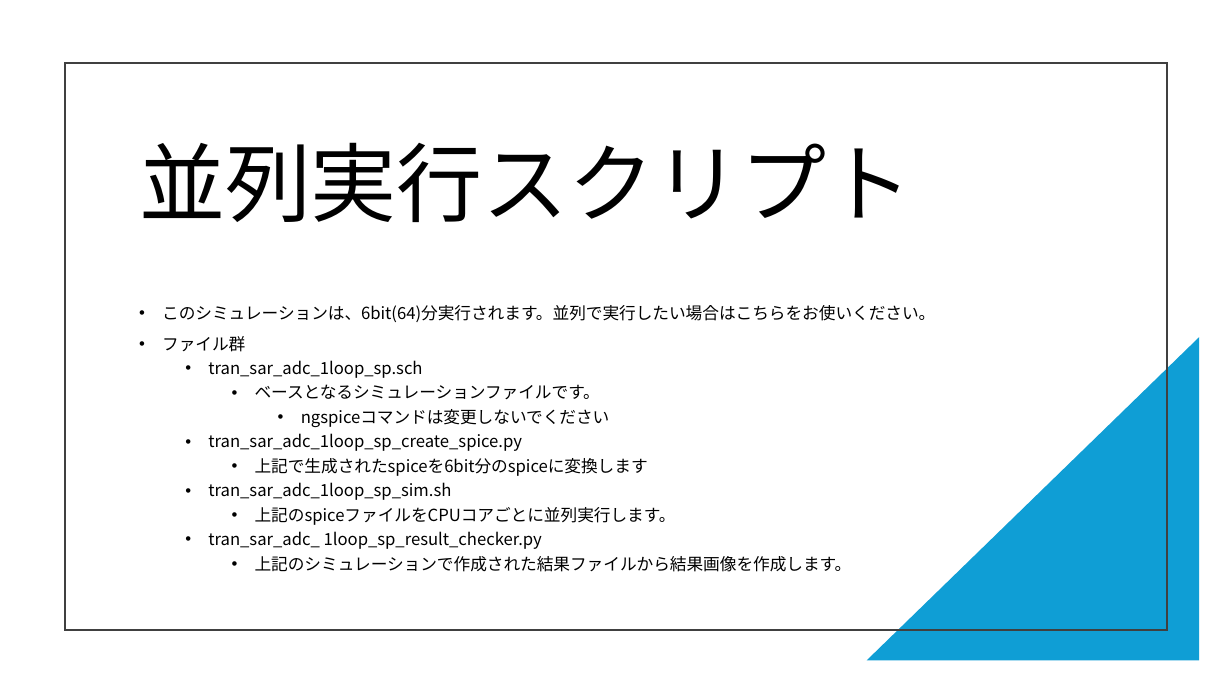
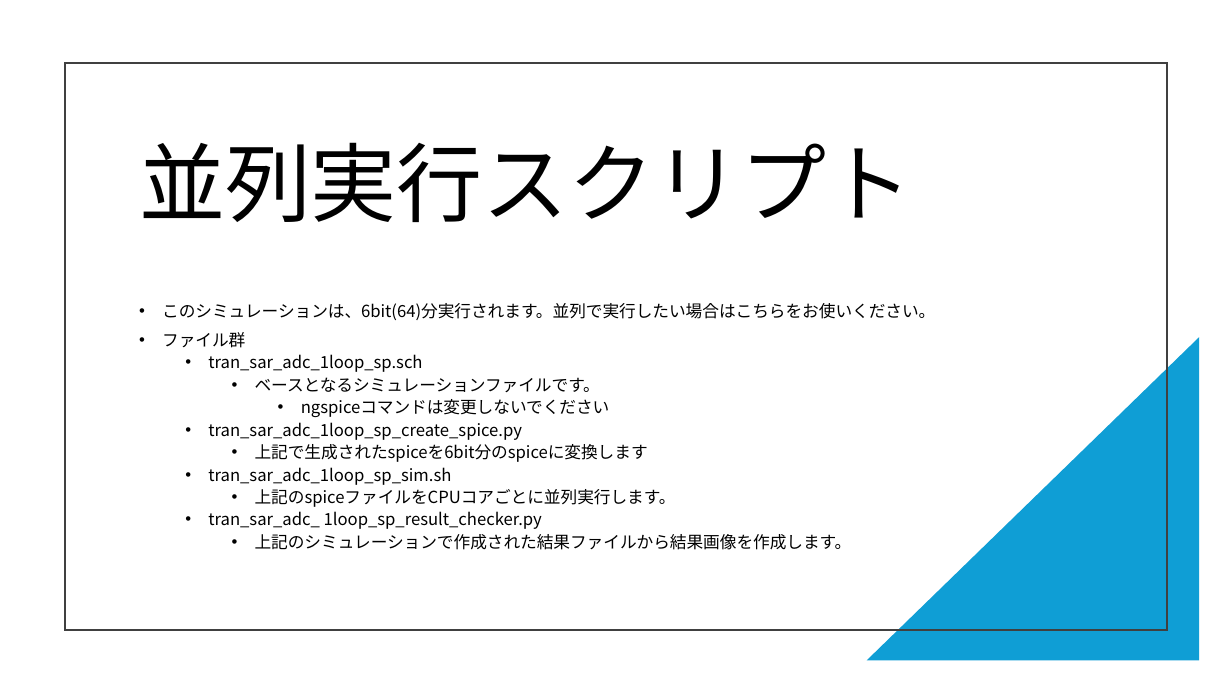
Before and after one commit to ishi-kai/openmpw-transistor-level-examples, a slide deck: slide 126 of SKY130/docs/SAR-ADC_SKY130.pptx (slide 125 before the commit). Drawn at 1232x693 pixels with LibreOffice and Linux fonts; fonts in the diff are those of the drawing. Boxes give left, top, right and bottom in pixels: in the first picture for what was removed or moved away, otherwise in the second. Text is boxed around its words. In the diff, an @@ line names an element or a change of style, - is before the commit and + after.

```diff
--- a/SKY130/docs/SAR-ADC_SKY130.pptx
+++ b/SKY130/docs/SAR-ADC_SKY130.pptx
@@ text "このシミュレーションは、6bit(64)分実行されます。並列で実行したい場合はこちらをお使いください。" at [162,303,935,550]: line spacing 0.9 to 0.8 @@
```
Also in this commit, not shown: 1 other slide changed, 1 slide added, 9 other files.
